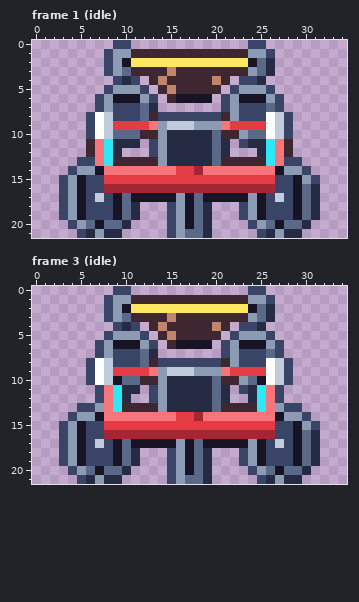
File history of a pixel-art file, art/skins_minor/minor-tricycles@62.aseprite. Above: the version before the commit.
35x22 pixels, 4 frames. Shown: frame 1 (idle), frame 3 (idle). The commit also changed other frames, which this record leaves out.
The same view after the edit:
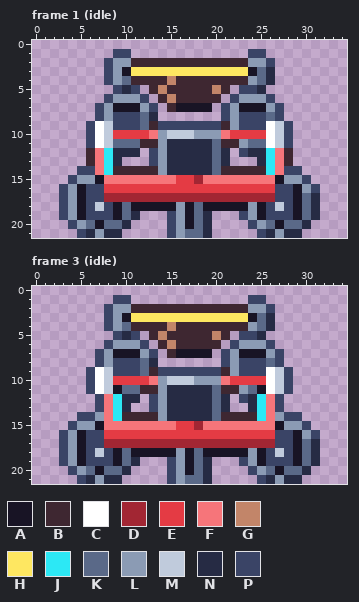
Palette (. is transparent): A #181425  B #3e2731  C #ffffff  D #a22633  E #e43b44  F #f6757a  G #c28569  H #fee761  J #2ce8f5  K #5a6988  L #8b9bb4  M #c0cbdc  N #262b44  P #3a4466
Changes in this commit:
Changed rows in their new state; - is an unchanged pixel.
Frame 1 (idle):
first column x 3:
 0 ------..-------------..------
 1 -----.PP.............PP.-----
 2 -------LBBBBBBBBBBBBBLLP-----
 3 -------AHHHHHHHHHHHHHA-------
 4 -----PLKBB-BG----B-BBLKN-----
 5 -----.PNP.BGB----GB.PPN.-----
 6 ----.PLLLP.BGBBBBB.PLLLP.----
 7 ------AAALP-BAAAA---AAAL-----
 8 ---.PL----N.......P----KP.---
 9 ------PPPKBPPPPPPPBLPPP------
10 ------EEEEF-MMMLLLFEEEE------
11 ---PCMKKKBB-------BBLKKCMP---
12 -------NN-----------PN-------
13 --.B--N...P-------N...N--B.--
14 -.PPFJBBBBBLNNNNNKBBBBBJFPP.-
15 .PLLAFFFFFFFF--DFFFFFFFFALLP.
16 -----EEEEEEEEEEEEEEEEEEE---LP
17 ----PDDDDDDDDDDDDDDDDDDDP----
18 ----M---AAAAA---AAAAA---M----
Frame 3 (idle):
first column x 3:
 0 ------..-------------..------
 1 -----.PP.............PP.-----
 2 -------LBBBBBBBBBBBBBLLP-----
 3 -------AHHHHHHHHHHHHHA-------
 4 -----PLKBB-BG----B-BBLKN-----
 5 -----.PNP.BGB----GB.PPN.-----
 6 ----.PLLLP.BGBBBBB.PLLLP.----
 7 ------AAALP-BAAAA---AAAL-----
 8 ---.PL----N.......P----KP.---
 9 ------PPPKBPPPPPPPBLPPP------
10 ------EEEEF-MMMLLLFEEEE------
11 ---PCMAKKBB-------BBLKACMP---
12 --------N-----------P--------
13 --..P--N..P-------N..N--P..--
14 -.PPL-JBBBBLNNNNNKBBBBJ-LPP.-
15 .PLLAFFFFFFFF--DFFFFFFFFALLP.
16 -----EEEEEEEEEEEEEEEEEEE---LP
17 ----PDDDDDDDDDDDDDDDDDDDP----
18 ----M---AAAAA---AAAAA---M----
Changed places in both pictures, as pixel boxes (x1, y1, x2, y2):
changed: (59, 40, 320, 211)
changed: (59, 286, 320, 457)
